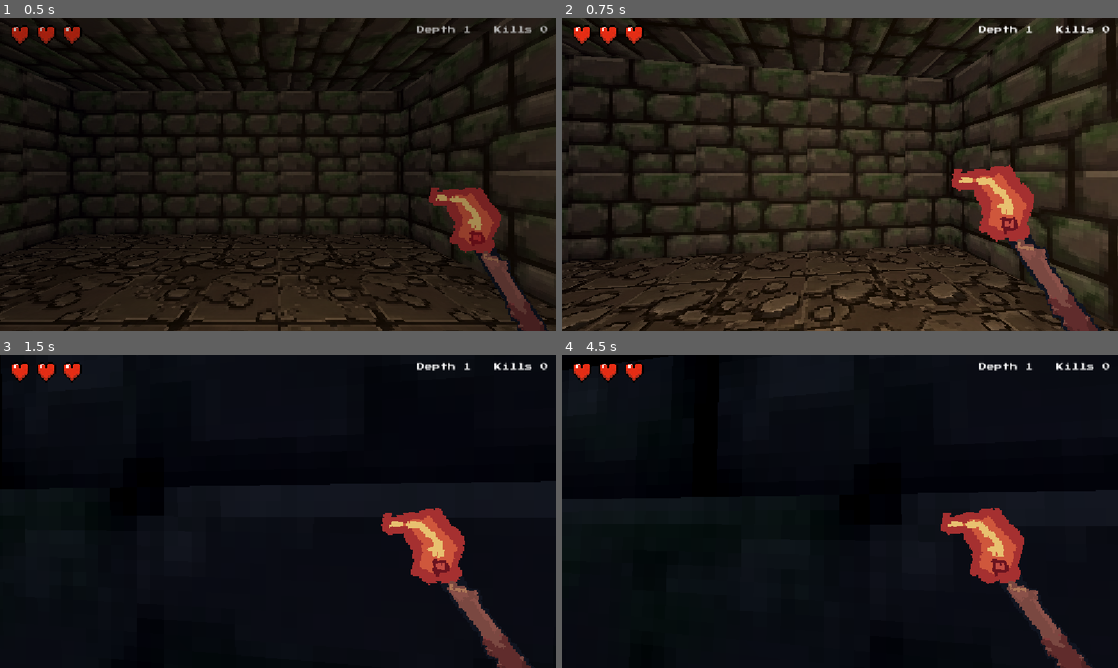
Above: before the commit, frames 1-4 (two rows, left to right).
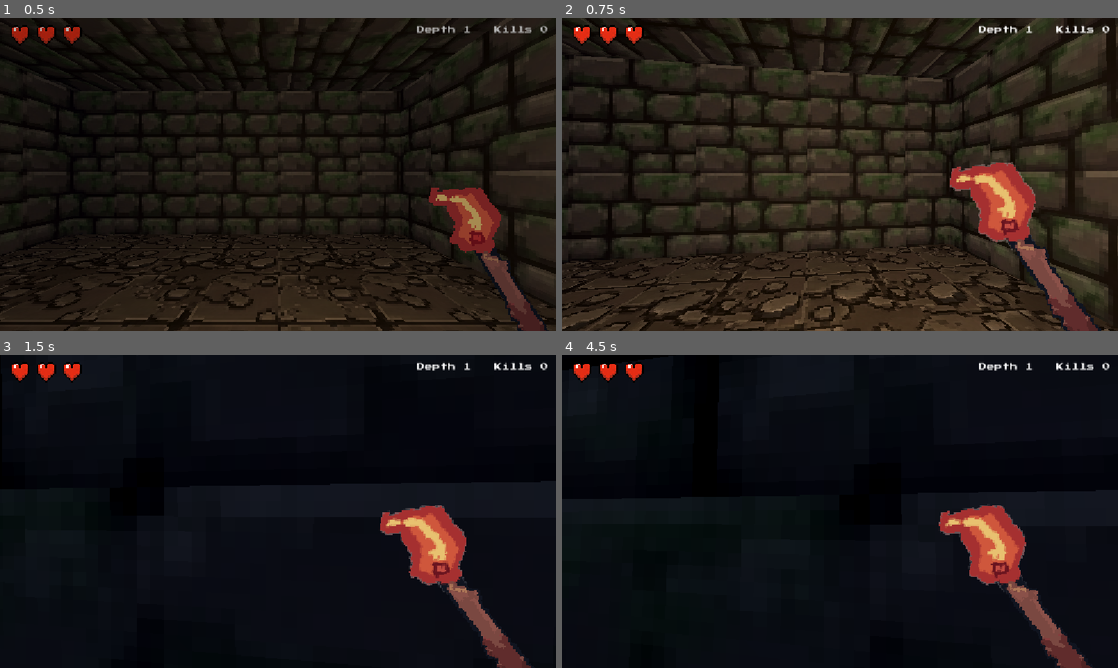
Above: after the commit, the same moments.

Repository: WatcherAtTheThreshold/threshold-deep
Game: Godot game, scene res://scenes/dungeon.tscn
Same seed, same stepped clock (60 frames per second), same inputs: the game is played once before the commit and once after it.
Inputs (mouse positions are in pixels of both pictures, inside the frame that each line leads up to):
- Up to frame 1 (0.5 s): no input
- Up to frame 2 (0.75 s): tap Enter at 0.5 s; move the mouse to (867, 174) at 0.52 s; press the mouse at (867, 174) at 0.53 s; hold W (move_forward) from 0.53 s (still down)
- Up to frame 3 (1.5 s): keep holding W (move_forward); move the mouse to (250, 511) at 1.27 s; release the mouse at (250, 511) at 1.28 s; click (250, 511) at 1.35 s
- Up to frame 4 (4.5 s): keep holding W (move_forward); move the mouse to (851, 505) at 2.02 s; press the mouse at (851, 505) at 2.03 s; tap Space (dash) at 2.1 s; move the mouse to (834, 517) at 2.77 s; release the mouse at (834, 517) at 2.78 s; tap R at 2.85 s; click (834, 517) at 3.05 s; move the mouse to (878, 514) at 3.52 s; press the mouse at (878, 514) at 3.53 s; move the mouse to (795, 508) at 4.27 s; release the mouse at (795, 508) at 4.28 s; click (795, 508) at 4.35 s

Frame 1 is identical in both runs. In frame 2, 0.8% of the frame differs, in the area x 69-86%, y 46-75%; in frame 3, 0.8%; in frame 4, 0.9%, in the area x 67-84%, y 47-76%.

Commit message:
Restless bones: some skeleton piles stand back up
15% of skeleton corpses are restless. When the player comes within
3.5m (after a 4s grace so nothing pops mid-fight), the pile shifts
to the mid-rise frame and takes a full second to stand at 2 HP -
one hit during the rise scatters the bones permanently. Proximity-
triggered and interruptible, unlike the slime respawn: bones rise,
goo waits, and every corpse type keeps its own afterlife.

Co-Authored-By: Claude Fable 5 <noreply@anthropic.com>

Diff:
--- a/scripts/skeleton.gd
+++ b/scripts/skeleton.gd
@@ -6,7 +6,14 @@
 const FRAME_A := preload("res://assets/sprites/skeleton.png")
 const FRAME_B := preload("res://assets/sprites/skeleton2.png")
 const DEAD_TEXTURE := preload("res://assets/sprites/skeleton_dead.png")
+const RISE_TEXTURE := preload("res://assets/sprites/skeleton_mid_rise.png")
 const WALK_FRAME_TIME := 0.3
+
+const RISE_CHANCE := 0.15
+const RISE_RANGE := 3.5
+const RISE_TIME := 1.0
+const RISE_GRACE := 4.0
+const RISEN_HEALTH := 2
 
 const BASE_SPEED := 2.0
 const MAX_SPEED := 3.2
@@ -21,6 +28,10 @@
 var attack_timer := 0.0
 var walk_time := 0.0
 var dead := false
+var restless := false
+var rising := false
+var rise_timer := 0.0
+var rise_delay := 0.0
 var target: PhysicsBody3D = null
 
 @onready var sprite: Sprite3D = $Sprite
@@ -30,6 +41,22 @@
 
 func _physics_process(delta: float) -> void:
 	if dead:
+		# Some piles are restless: stir when the player comes close,
+		# take a slow second to stand — smash them mid-rise to
+		# scatter the bones for good.
+		if restless:
+			rise_delay = maxf(rise_delay - delta, 0.0)
+			if rising:
+				rise_timer -= delta
+				if rise_timer <= 0.0:
+					_rise()
+			elif rise_delay == 0.0 and is_instance_valid(player):
+				var to_p := player.global_position - global_position
+				to_p.y = 0.0
+				if to_p.length() < RISE_RANGE:
+					rising = true
+					rise_timer = RISE_TIME
+					sprite.texture = RISE_TEXTURE
 		return
 	attack_timer = maxf(attack_timer - delta, 0.0)
 	if not is_on_floor():
@@ -97,8 +124,25 @@
 	return get_world_3d().direct_space_state.intersect_ray(query).is_empty()
 
 
+func _rise() -> void:
+	# It remembers you.
+	dead = false
+	restless = false
+	rising = false
+	health = RISEN_HEALTH
+	target = player
+	add_to_group("enemies")
+	$CollisionShape3D.set_deferred("disabled", false)
+	sprite.texture = FRAME_A
+
+
 func take_damage(amount: int, push_dir: Vector3, attacker: PhysicsBody3D = null) -> void:
 	if dead:
+		if rising:
+			# Caught it mid-rise: the bones scatter for good.
+			restless = false
+			rising = false
+			sprite.texture = DEAD_TEXTURE
 		return
 	health -= amount
 	velocity += push_dir * 6.0
@@ -121,6 +165,8 @@
 	$CollisionShape3D.set_deferred("disabled", true)
 	sprite.texture = DEAD_TEXTURE
 	velocity = Vector3.ZERO
+	restless = randf() < RISE_CHANCE
+	rise_delay = RISE_GRACE
 	if randf() < POTION_DROP_CHANCE:
 		# Roll the bottle off the corpse so the sprites never share a
 		# depth (coplanar billboards z-fight).
Not shown, added: assets/items/damage_reduction.png.import
Not shown, added: assets/items/magic_staff.png.import
Not shown, added: assets/items/magic_staff_orb1.png.import
Not shown, added: assets/items/speed_boots.png.import
Not shown, added: assets/sprites/hand-torch2.png.import
Not shown, added: assets/sprites/hand-torch3.png.import
Binary file changed: assets/sprites/hand-torch_swing.png
Not shown, added: assets/sprites/left-hand-torch2.png.import
Not shown, added: assets/sprites/left-hand-torch3.png.import
Not shown, added: assets/sprites/magic_staff.png.import
Not shown, added: assets/sprites/magic_staff_orb1.png.import
Not shown, added: assets/sprites/magic_staff_swing.png.import
(and 3 more such lines)
